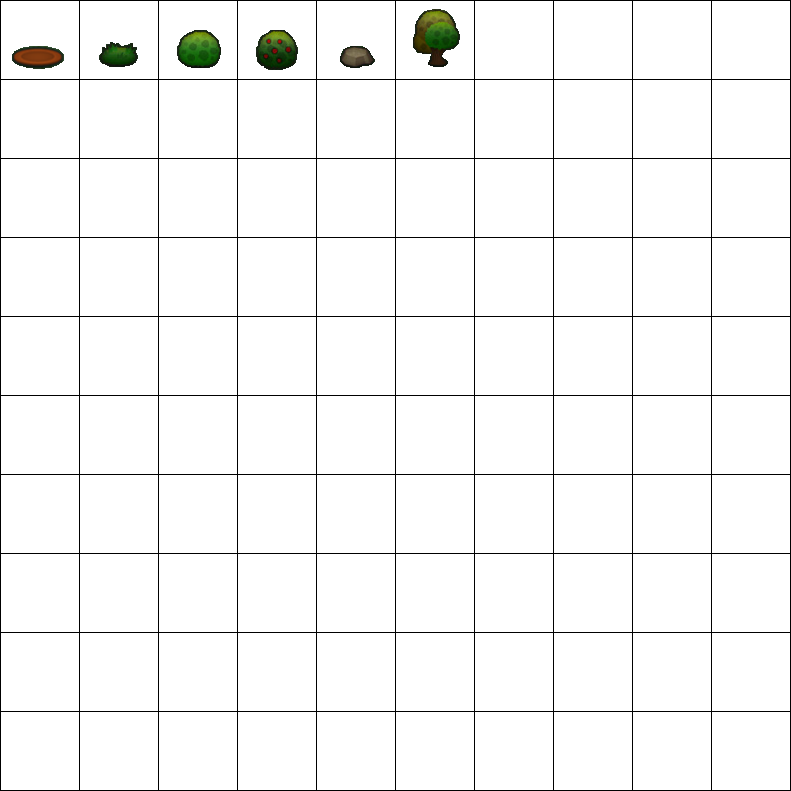
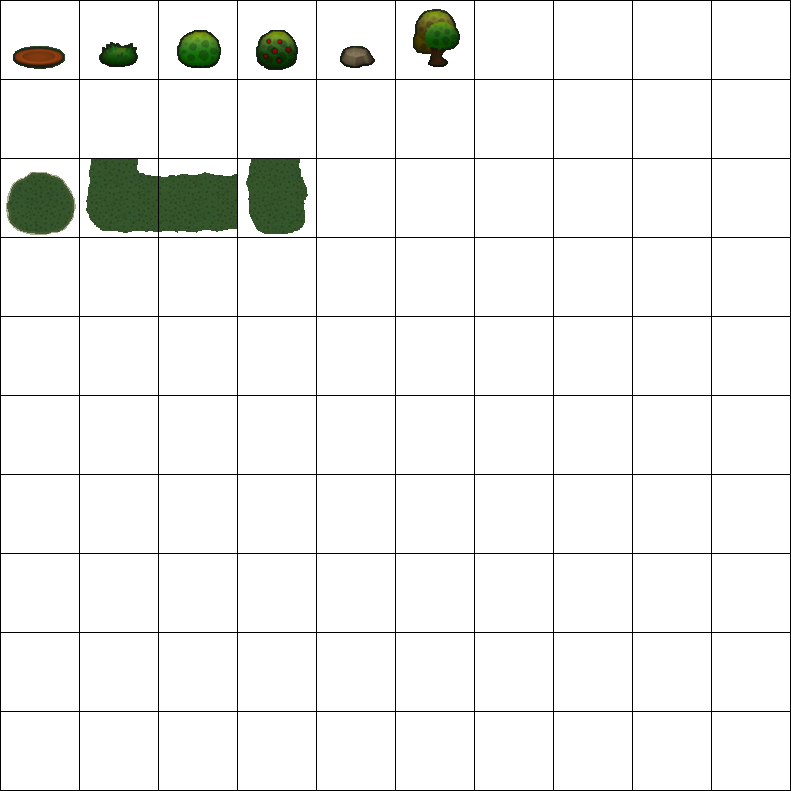
The second w=791, h=791 image is a revision of the first. Changes to its layers:
renamed "Layer 11" to "Layer 13", painted on it over [6, 46, 308, 235]
